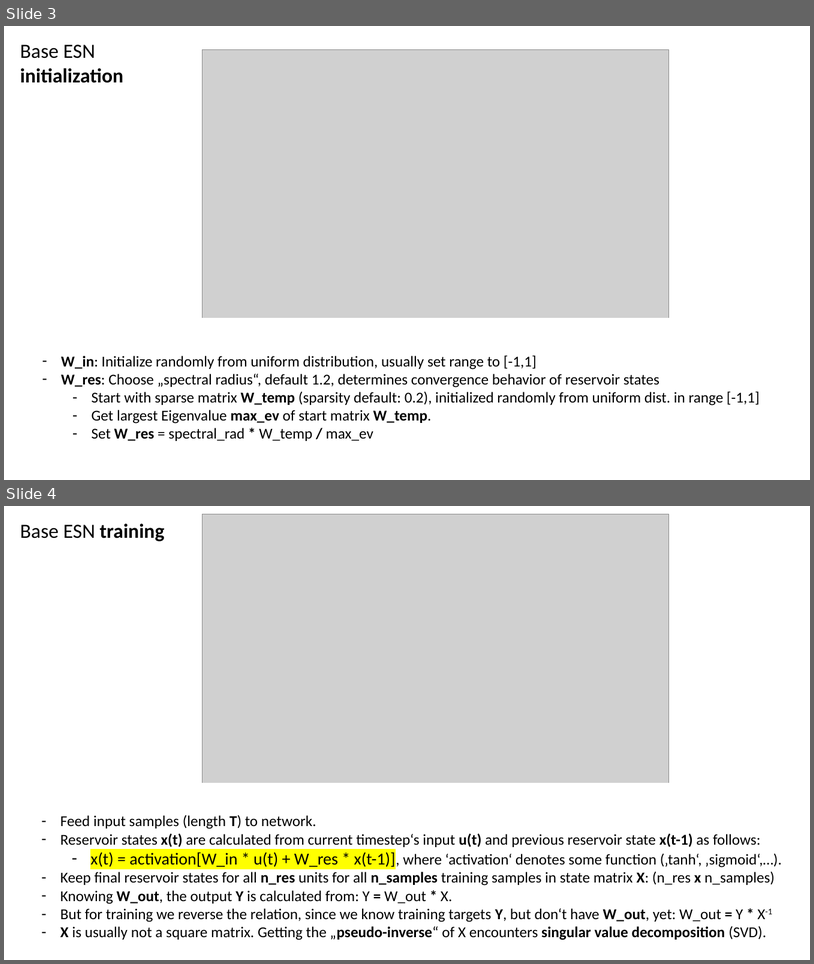
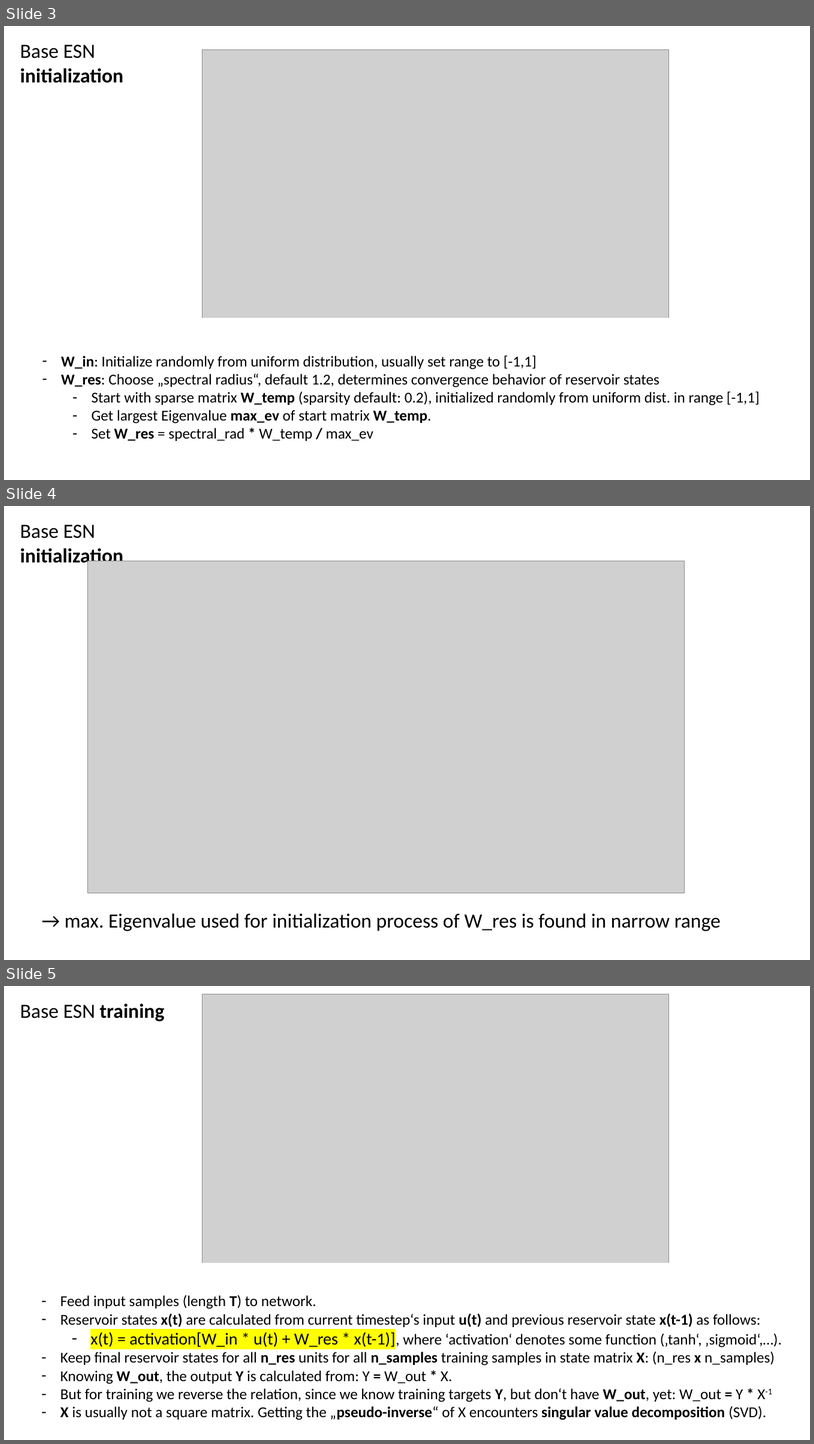
Before and after one commit to MarcoLandtHayen/EchoStateNetworks, a slide deck: ESN_exp01_BasicESN.pptx. Shown one above the other, each under a label of ours: slides 3 and 4 before the commit, slides 3, 4 and 5 after it. The pictures are 814x964 and 814x1444 pixels, drawn with LibreOffice and Linux fonts; fonts in the diff are those of the drawing; grey boxes stand for pictures. Boxes give left, top, right and bottom in pixels: in the first picture for what was removed or moved away, otherwise in the second. Text is boxed around its words. In the diff, an @@ line names an element or a change of style, - is before the commit and + after.

```diff
--- a/ESN_exp01_BasicESN.pptx
+++ b/ESN_exp01_BasicESN.pptx
@@ slide 4 added at (4, 506, 810, 960), background #FFFFFF @@
@@ text added at (20, 525, 123, 567), 24 pt, text #000000, bold @@
+Base ESN initialization
@@ picture added at (88, 561, 685, 893) @@
@@ text added at (65, 913, 721, 931), 24 pt, text #000000 @@
+→ max. Eigenvalue used for initialization process of W_res is found in narrow range
@@ what was slide 4 is now slide 5 @@
```
Also in this commit, not shown: 9 slides changed, 7 other slides added, 2 other files.
